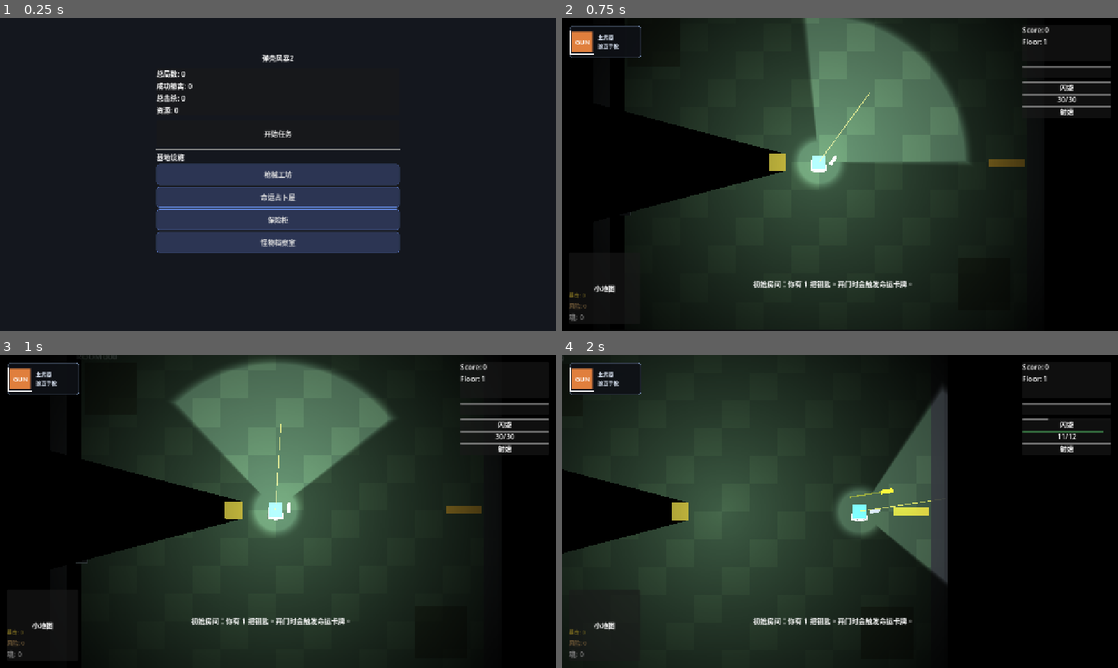
Above: before the commit, frames 1-4 (two rows, left to right).
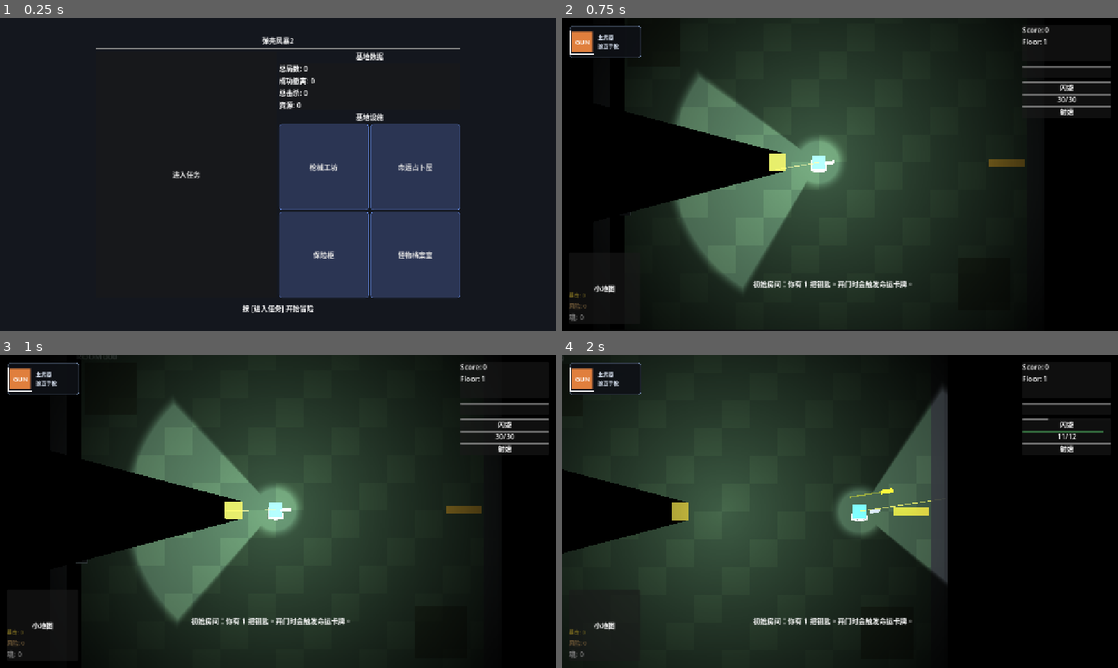
Above: after the commit, the same moments.

Repository: summercard/ShellStorm2
Game: Godot game, scene res://scenes/BaseMenu.tscn
Same seed, same stepped clock (60 frames per second), same inputs: the game is played once before the commit and once after it.
Inputs (mouse positions are in pixels of both pictures, inside the frame that each line leads up to):
- Up to frame 1 (0.25 s): no input
- Up to frame 2 (0.75 s): click "开始任务" (after the commit: "进入任务") at 0.5 s
- Up to frame 3 (1 s): no input
- Up to frame 4 (2 s): tap Enter at 1.25 s; move the mouse to (962, 495) at 1.27 s; hold D (move_right) from 1.28 s (still down); tap Shift (dash) at 1.35 s; click (962, 495) at 1.42 s

The runs differ from the first frame. In frame 1, 21% of the frame differs, in the area x 17-83%, y 6-95%; in frame 2, 18%; in frame 3, 18%; in frame 4, nothing differs.

Commit message:
ui: 基地主菜单重新布局 - 进入任务(200x200方形)居左主位，建筑按钮(160x160)网格排列

Diff:
--- a/scenes/BaseMenu.tscn
+++ b/scenes/BaseMenu.tscn
@@ -18,10 +18,10 @@
 anchor_top = 0.5
 anchor_right = 0.5
 anchor_bottom = 0.5
-offset_left = -280.0
-offset_top = -280.0
-offset_right = 280.0
-offset_bottom = 280.0
+offset_left = -420.0
+offset_top = -320.0
+offset_right = 420.0
+offset_bottom = 320.0
 grow_horizontal = 2
 grow_vertical = 2
 
@@ -34,67 +34,92 @@
 [node name="HSeparator" type="HSeparator" parent="VBox"]
 layout_mode = 2
 
-[node name="StatsPanel" type="PanelContainer" parent="VBox"]
-custom_minimum_size = Vector2(560, 80)
+[node name="HSplit" type="HBoxContainer" parent="VBox"]
+layout_mode = 2
+size_flags_vertical = 3
+
+[node name="StartButton" type="Button" parent="VBox/HSplit"]
+custom_minimum_size = Vector2(200, 200)
+layout_mode = 2
+size_flags_horizontal = 3
+size_flags_vertical = 3
+text = "进入任务"
+
+[node name="RightPanel" type="VBoxContainer" parent="VBox/HSplit"]
+layout_mode = 2
+size_flags_horizontal = 3
+size_flags_vertical = 3
+
+[node name="StatsLabel" type="Label" parent="VBox/HSplit/RightPanel"]
+layout_mode = 2
+text = "基地数据"
+horizontal_alignment = 1
+
+[node name="StatsPanel" type="PanelContainer" parent="VBox/HSplit/RightPanel"]
+custom_minimum_size = Vector2(0, 80)
 layout_mode = 2
 
-[node name="VBox" type="VBoxContainer" parent="VBox/StatsPanel"]
+[node name="VBox" type="VBoxContainer" parent="VBox/HSplit/RightPanel/StatsPanel"]
 layout_mode = 2
 
-[node name="RunsLabel" type="Label" parent="VBox/StatsPanel/VBox"]
+[node name="RunsLabel" type="Label" parent="VBox/HSplit/RightPanel/StatsPanel/VBox"]
 layout_mode = 2
 text = "总局数: 0"
 
-[node name="ExtractionsLabel" type="Label" parent="VBox/StatsPanel/VBox"]
+[node name="ExtractionsLabel" type="Label" parent="VBox/HSplit/RightPanel/StatsPanel/VBox"]
 layout_mode = 2
 text = "成功撤离: 0"
 
-[node name="KillsLabel" type="Label" parent="VBox/StatsPanel/VBox"]
+[node name="KillsLabel" type="Label" parent="VBox/HSplit/RightPanel/StatsPanel/VBox"]
 layout_mode = 2
 text = "总击杀: 0"
 
-[node name="PointsLabel" type="Label" parent="VBox/StatsPanel/VBox"]
+[node name="PointsLabel" type="Label" parent="VBox/HSplit/RightPanel/StatsPanel/VBox"]
 layout_mode = 2
 text = "资源: 0"
+
+[node name="BuildingsLabel" type="Label" parent="VBox/HSplit/RightPanel"]
+layout_mode = 2
+text = "基地设施"
+horizontal_alignment = 1
+
+[node name="BuildingsGrid" type="GridContainer" parent="VBox/HSplit/RightPanel"]
+layout_mode = 2
+size_flags_vertical = 3
+columns = 2
+
+[node name="BuildingWorkshop" type="Button" parent="VBox/HSplit/RightPanel/BuildingsGrid"]
+custom_minimum_size = Vector2(160, 160)
+layout_mode = 2
+size_flags_horizontal = 3
+size_flags_vertical = 3
+text = "枪械工坊"
+
+[node name="BuildingDivination" type="Button" parent="VBox/HSplit/RightPanel/BuildingsGrid"]
+custom_minimum_size = Vector2(160, 160)
+layout_mode = 2
+size_flags_horizontal = 3
+size_flags_vertical = 3
+text = "命运占卜屋"
+
+[node name="BuildingVault" type="Button" parent="VBox/HSplit/RightPanel/BuildingsGrid"]
+custom_minimum_size = Vector2(160, 160)
+layout_mode = 2
+size_flags_horizontal = 3
+size_flags_vertical = 3
+text = "保险柜"
+
+[node name="BuildingArchive" type="Button" parent="VBox/HSplit/RightPanel/BuildingsGrid"]
+custom_minimum_size = Vector2(160, 160)
+layout_mode = 2
+size_flags_horizontal = 3
+size_flags_vertical = 3
+text = "怪物档案室"
 
 [node name="HSeparator2" type="HSeparator" parent="VBox"]
 layout_mode = 2
 
-[node name="StartButton" type="Button" parent="VBox"]
-custom_minimum_size = Vector2(560, 60)
+[node name="FooterLabel" type="Label" parent="VBox"]
 layout_mode = 2
-text = "开始任务"
-
-[node name="HSeparator3" type="HSeparator" parent="VBox"]
-layout_mode = 2
-
-[node name="BuildingsLabel" type="Label" parent="VBox"]
-layout_mode = 2
-text = "基地设施"
-
-[node name="BuildingsPanel" type="PanelContainer" parent="VBox"]
-custom_minimum_size = Vector2(560, 120)
-layout_mode = 2
-
-[node name="VBox" type="VBoxContainer" parent="VBox/BuildingsPanel"]
-layout_mode = 2
-
-[node name="BuildingWorkshop" type="Button" parent="VBox/BuildingsPanel/VBox"]
-custom_minimum_size = Vector2(260, 48)
-layout_mode = 2
-text = "枪械工坊"
-
-[node name="BuildingDivination" type="Button" parent="VBox/BuildingsPanel/VBox"]
-custom_minimum_size = Vector2(260, 48)
-layout_mode = 2
-text = "命运占卜屋"
-
-[node name="BuildingVault" type="Button" parent="VBox/BuildingsPanel/VBox"]
-custom_minimum_size = Vector2(260, 48)
-layout_mode = 2
-text = "保险柜"
-
-[node name="BuildingArchive" type="Button" parent="VBox/BuildingsPanel/VBox"]
-custom_minimum_size = Vector2(260, 48)
-layout_mode = 2
-text = "怪物档案室"
+text = "按 [进入任务] 开始冒险"
+horizontal_alignment = 1
--- a/src/ui/BaseMenu.gd
+++ b/src/ui/BaseMenu.gd
@@ -6,15 +6,15 @@
 ##
 ## BaseManager 通过 Autoload 直接访问（已在 project.godot 注册）
 
-@onready var runs_label: Label = $VBox/StatsPanel/VBox/RunsLabel
-@onready var extractions_label: Label = $VBox/StatsPanel/VBox/ExtractionsLabel
-@onready var kills_label: Label = $VBox/StatsPanel/VBox/KillsLabel
-@onready var points_label: Label = $VBox/StatsPanel/VBox/PointsLabel
-@onready var start_button: Button = $VBox/StartButton
-@onready var building_workshop: Button = $VBox/BuildingsPanel/VBox/BuildingWorkshop
-@onready var building_divination: Button = $VBox/BuildingsPanel/VBox/BuildingDivination
-@onready var building_vault: Button = $VBox/BuildingsPanel/VBox/BuildingVault
-@onready var building_archive: Button = $VBox/BuildingsPanel/VBox/BuildingArchive
+@onready var runs_label: Label = $VBox/HSplit/RightPanel/StatsPanel/VBox/RunsLabel
+@onready var extractions_label: Label = $VBox/HSplit/RightPanel/StatsPanel/VBox/ExtractionsLabel
+@onready var kills_label: Label = $VBox/HSplit/RightPanel/StatsPanel/VBox/KillsLabel
+@onready var points_label: Label = $VBox/HSplit/RightPanel/StatsPanel/VBox/PointsLabel
+@onready var start_button: Button = $VBox/HSplit/StartButton
+@onready var building_workshop: Button = $VBox/HSplit/RightPanel/BuildingsGrid/BuildingWorkshop
+@onready var building_divination: Button = $VBox/HSplit/RightPanel/BuildingsGrid/BuildingDivination
+@onready var building_vault: Button = $VBox/HSplit/RightPanel/BuildingsGrid/BuildingVault
+@onready var building_archive: Button = $VBox/HSplit/RightPanel/BuildingsGrid/BuildingArchive
 
 func _ready() -> void:
 	# BaseManager 已是 Autoload，直接通过全局名称访问
